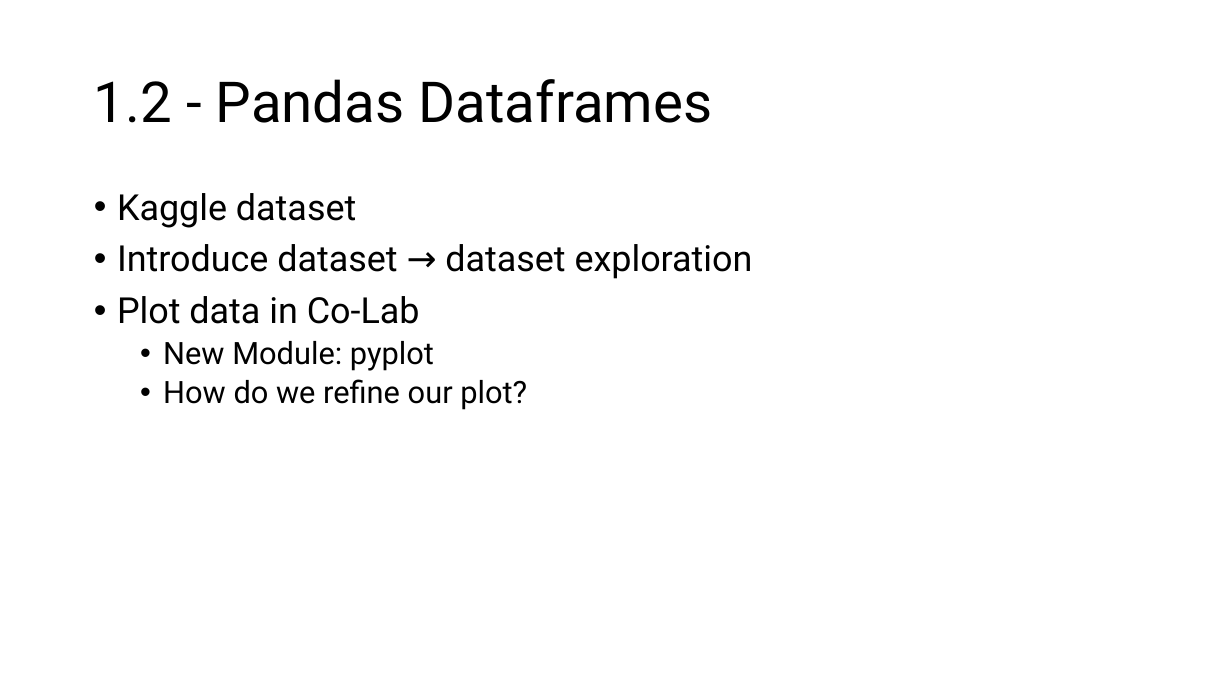
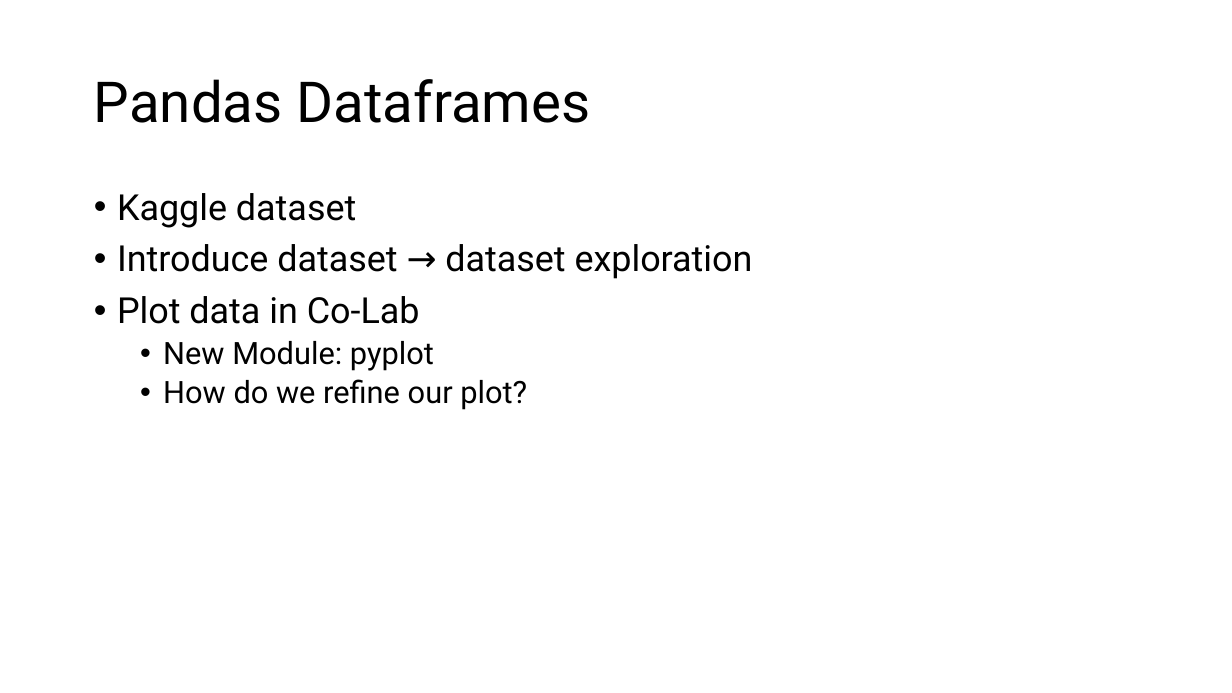
Before and after one commit to Pitt-IshiharaLab/CompBioHA_IntroProgramming2024, a slide deck: slide 20 of IntroProg_1+2.pptx (slide 21 before the commit). Drawn at 1232x693 pixels with LibreOffice and Linux fonts; fonts in the diff are those of the drawing. Boxes give left, top, right and bottom in pixels: in the first picture for what was removed or moved away, otherwise in the second. Text is boxed around its words. In the diff, an @@ line names an element or a change of style, - is before the commit and + after.

```diff
--- a/IntroProg_1+2.pptx
+++ b/IntroProg_1+2.pptx
@@ title at (94,79,591,123): text changed @@
-1.2 - Pandas Dataframes
+Pandas Dataframes
```
Also in this commit, not shown: 6 other slides changed, 1 slide added, 2 slides removed, 4 other files.
